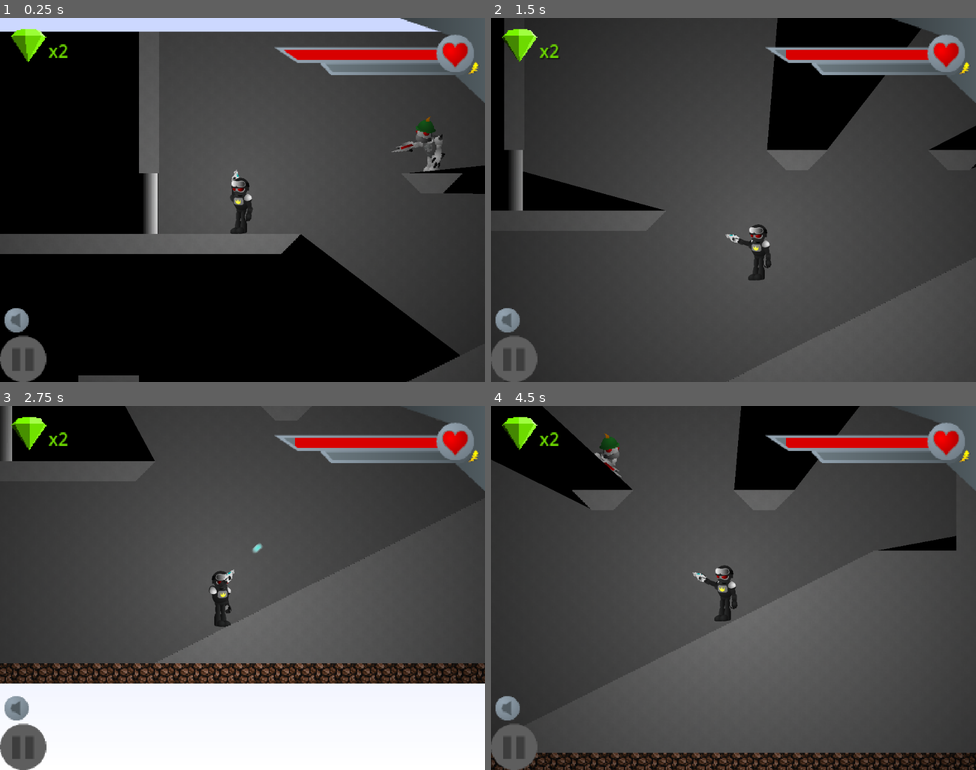
Above: before the commit, frames 1-4 (two rows, left to right).
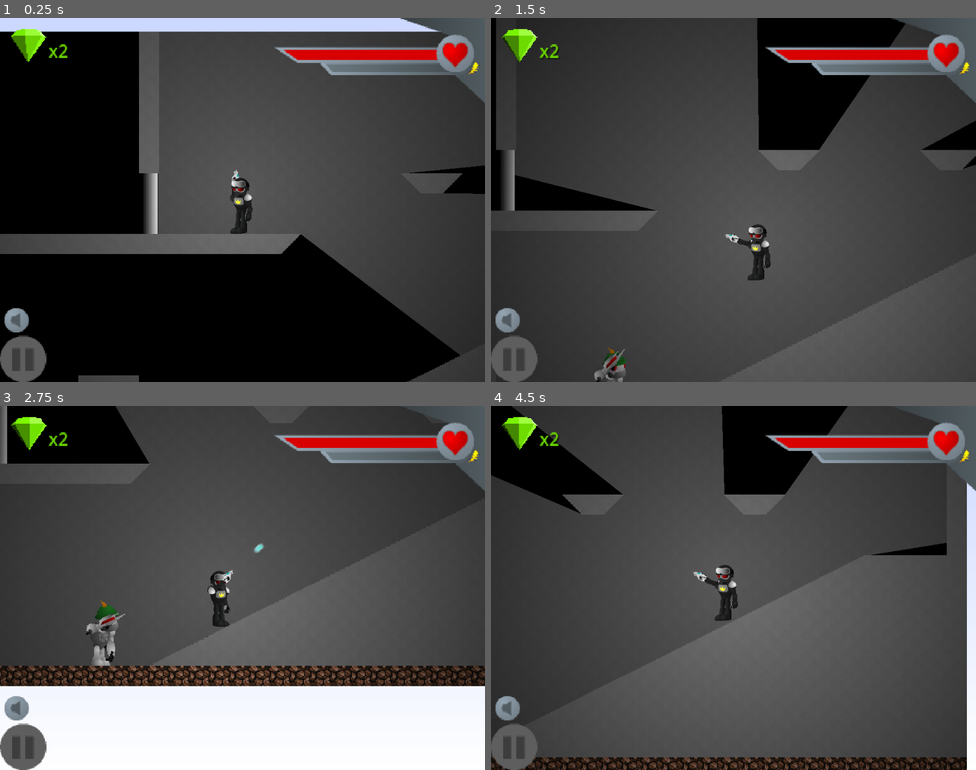
Above: after the commit, the same moments.

Repository: HMI-Studios/Skylands-WFA
Game: Godot game, scene res://scenes/Main.tscn
Two runs of this game, one before a commit and one after it. Both use one fixed random seed, a clock stepped at 60 frames per second and the inputs below. Sound files missing from this copy of the repository are replaced by a short silence.
Inputs (mouse positions are in pixels of both pictures, inside the frame that each line leads up to):
- Up to frame 1 (0.25 s): no input
- Up to frame 2 (1.5 s): tap Enter (ui_accept) at 0.5 s; move the mouse to (840, 181) at 0.52 s; hold Space (shoot) 0.53-1.28 s; hold D (move_right) from 0.53 s (still down); tap W (jump) at 0.77 s; move the mouse to (636, 218) at 1.27 s; tap Space (shoot) at 1.35 s
- Up to frame 3 (2.75 s): tap W (jump) at 1.52 s; move the mouse to (291, 507) at 2.02 s; release D (move_right) at 2.03 s; hold A (move_left) from 2.03 s (still down); hold Space (shoot) from 2.03 s (still down)
- Up to frame 4 (4.5 s): move the mouse to (709, 660) at 2.77 s; release A (move_left) at 2.78 s; release Space (shoot) at 2.78 s; hold D (move_right) 2.78-4.28 s; tap Space (shoot) at 2.85, 4.35 s; tap W (jump) at 3.02, 3.77 s; move the mouse to (879, 642) at 3.52 s; hold Space (shoot) 3.53-4.28 s; move the mouse to (588, 533) at 4.27 s; hold A (move_left) from 4.28 s (still down)

The runs differ from the first frame. In frame 1, 0.5% of the frame differs, in the area x 80-92%, y 27-43%; in frame 2, 4.1%; in frame 3, 6.3%; in frame 4, 8.4%, in the area x 0-100%, y 0-100%.

Commit message:
fix jittering issue with shoaldier rig

Diff:
--- a/project/scenes/entities/Shoaldier.tscn
+++ b/project/scenes/entities/Shoaldier.tscn
@@ -51,7 +51,7 @@
 "times": PackedFloat32Array(0),
 "transitions": PackedFloat32Array(1),
 "update": 0,
-"values": [Vector2(3, -26)]
+"values": [Vector2(3, 6.85714)]
 }
 tracks/3/type = "value"
 tracks/3/imported = false
@@ -99,7 +99,7 @@
 "times": PackedFloat32Array(0),
 "transitions": PackedFloat32Array(1),
 "update": 0,
-"values": [Vector2(-1, -4)]
+"values": [Vector2(-1, 28.8571)]
 }
 tracks/7/type = "value"
 tracks/7/imported = false
@@ -291,7 +291,7 @@
 "times": PackedFloat32Array(0),
 "transitions": PackedFloat32Array(1),
 "update": 0,
-"values": [Vector2(-3, -26)]
+"values": [Vector2(-3, 6.85714)]
 }
 tracks/23/type = "value"
 tracks/23/imported = false
@@ -306,327 +306,41 @@
 "values": [1.5708]
 }
 
-[sub_resource type="Animation" id="Animation_7tck0"]
+[sub_resource type="Animation" id="Animation_fj1d6"]
 length = 0.001
-tracks/0/type = "value"
-tracks/0/imported = false
-tracks/0/enabled = true
-tracks/0/path = NodePath("Near Leg/Near Foot:position")
-tracks/0/interp = 1
-tracks/0/loop_wrap = true
-tracks/0/keys = {
-"times": PackedFloat32Array(0),
-"transitions": PackedFloat32Array(1),
-"update": 0,
-"values": [Vector2(8, 0)]
-}
-tracks/1/type = "value"
-tracks/1/imported = false
-tracks/1/enabled = true
-tracks/1/path = NodePath("Near Leg/Near Foot:rotation")
-tracks/1/interp = 1
-tracks/1/loop_wrap = true
-tracks/1/keys = {
-"times": PackedFloat32Array(0),
-"transitions": PackedFloat32Array(1),
-"update": 0,
-"values": [0.0]
-}
-tracks/2/type = "value"
-tracks/2/imported = false
-tracks/2/enabled = true
-tracks/2/path = NodePath("Far Leg:position")
-tracks/2/interp = 1
-tracks/2/loop_wrap = true
-tracks/2/keys = {
-"times": PackedFloat32Array(0),
-"transitions": PackedFloat32Array(1),
-"update": 0,
-"values": [Vector2(3, -26)]
-}
-tracks/3/type = "value"
-tracks/3/imported = false
-tracks/3/enabled = true
-tracks/3/path = NodePath("Far Leg:rotation")
-tracks/3/interp = 1
-tracks/3/loop_wrap = true
-tracks/3/keys = {
-"times": PackedFloat32Array(0),
-"transitions": PackedFloat32Array(1),
-"update": 0,
-"values": [1.5708]
-}
-tracks/4/type = "value"
-tracks/4/imported = false
-tracks/4/enabled = true
-tracks/4/path = NodePath("Far Leg/Far Foot:position")
-tracks/4/interp = 1
-tracks/4/loop_wrap = true
-tracks/4/keys = {
-"times": PackedFloat32Array(0),
-"transitions": PackedFloat32Array(1),
-"update": 0,
-"values": [Vector2(8, 0)]
-}
-tracks/5/type = "value"
-tracks/5/imported = false
-tracks/5/enabled = true
-tracks/5/path = NodePath("Far Leg/Far Foot:rotation")
-tracks/5/interp = 1
-tracks/5/loop_wrap = true
-tracks/5/keys = {
-"times": PackedFloat32Array(0),
-"transitions": PackedFloat32Array(1),
-"update": 0,
-"values": [0.0]
-}
-tracks/6/type = "value"
-tracks/6/imported = false
-tracks/6/enabled = true
-tracks/6/path = NodePath("Torso:position")
-tracks/6/interp = 1
-tracks/6/loop_wrap = true
-tracks/6/keys = {
-"times": PackedFloat32Array(0),
-"transitions": PackedFloat32Array(1),
-"update": 0,
-"values": [Vector2(-1, -4)]
-}
-tracks/7/type = "value"
-tracks/7/imported = false
-tracks/7/enabled = true
-tracks/7/path = NodePath("Torso:rotation")
-tracks/7/interp = 1
-tracks/7/loop_wrap = true
-tracks/7/keys = {
-"times": PackedFloat32Array(0),
-"transitions": PackedFloat32Array(1),
-"update": 0,
-"values": [0.0]
-}
-tracks/8/type = "value"
-tracks/8/imported = false
-tracks/8/enabled = true
-tracks/8/path = NodePath("Torso/Head:position")
-tracks/8/interp = 1
-tracks/8/loop_wrap = true
-tracks/8/keys = {
-"times": PackedFloat32Array(0),
-"transitions": PackedFloat32Array(1),
-"update": 0,
-"values": [Vector2(6, -47)]
-}
-tracks/9/type = "value"
-tracks/9/imported = false
-tracks/9/enabled = true
-tracks/9/path = NodePath("Torso/Head:rotation")
-tracks/9/interp = 1
-tracks/9/loop_wrap = true
-tracks/9/keys = {
-"times": PackedFloat32Array(0),
-"transitions": PackedFloat32Array(1),
-"update": 0,
-"values": [0.0]
-}
-tracks/10/type = "value"
-tracks/10/imported = false
-tracks/10/enabled = true
-tracks/10/path = NodePath("Torso/Head/Hat:position")
-tracks/10/interp = 1
-tracks/10/loop_wrap = true
-tracks/10/keys = {
-"times": PackedFloat32Array(0),
-"transitions": PackedFloat32Array(1),
-"update": 0,
-"values": [Vector2(0, 0)]
-}
-tracks/11/type = "value"
-tracks/11/imported = false
-tracks/11/enabled = true
-tracks/11/path = NodePath("Torso/Head/Hat:rotation")
-tracks/11/interp = 1
-tracks/11/loop_wrap = true
-tracks/11/keys = {
-"times": PackedFloat32Array(0),
-"transitions": PackedFloat32Array(1),
-"update": 0,
-"values": [0.0]
-}
-tracks/12/type = "value"
-tracks/12/imported = false
-tracks/12/enabled = true
-tracks/12/path = NodePath("Torso/Head/Jaw:position")
-tracks/12/interp = 1
-tracks/12/loop_wrap = true
-tracks/12/keys = {
-"times": PackedFloat32Array(0),
-"transitions": PackedFloat32Array(1),
-"update": 0,
-"values": [Vector2(1, 0)]
-}
-tracks/13/type = "value"
-tracks/13/imported = false
-tracks/13/enabled = true
-tracks/13/path = NodePath("Torso/Head/Jaw:rotation")
-tracks/13/interp = 1
-tracks/13/loop_wrap = true
-tracks/13/keys = {
-"times": PackedFloat32Array(0),
-"transitions": PackedFloat32Array(1),
-"update": 0,
-"values": [0.0]
-}
-tracks/14/type = "value"
-tracks/14/imported = false
-tracks/14/enabled = true
-tracks/14/path = NodePath("Torso/RemoteFarArm:position")
-tracks/14/interp = 1
-tracks/14/loop_wrap = true
-tracks/14/keys = {
-"times": PackedFloat32Array(0),
-"transitions": PackedFloat32Array(1),
-"update": 0,
-"values": [Vector2(14, -41)]
-}
-tracks/15/type = "value"
-tracks/15/imported = false
-tracks/15/enabled = true
-tracks/15/path = NodePath("Torso/RemoteFarArm:rotation")
-tracks/15/interp = 1
-tracks/15/loop_wrap = true
-tracks/15/keys = {
-"times": PackedFloat32Array(0),
-"transitions": PackedFloat32Array(1),
-"update": 0,
-"values": [0.0]
-}
-tracks/16/type = "value"
-tracks/16/imported = false
-tracks/16/enabled = true
-tracks/16/path = NodePath("Torso/RemoteFarArm/RemoteFarHand:position")
-tracks/16/interp = 1
-tracks/16/loop_wrap = true
-tracks/16/keys = {
-"times": PackedFloat32Array(0),
-"transitions": PackedFloat32Array(1),
-"update": 0,
-"values": [Vector2(3.57628e-07, 11)]
-}
-tracks/17/type = "value"
-tracks/17/imported = false
-tracks/17/enabled = true
-tracks/17/path = NodePath("Torso/RemoteFarArm/RemoteFarHand:rotation")
-tracks/17/interp = 1
-tracks/17/loop_wrap = true
-tracks/17/keys = {
-"times": PackedFloat32Array(0),
-"transitions": PackedFloat32Array(1),
-"update": 0,
-"values": [0.0]
-}
-tracks/18/type = "value"
-tracks/18/imported = false
-tracks/18/enabled = true
-tracks/18/path = NodePath("Torso/RemoteNearArm:position")
-tracks/18/interp = 1
-tracks/18/loop_wrap = true
-tracks/18/keys = {
-"times": PackedFloat32Array(0),
-"transitions": PackedFloat32Array(1),
-"update": 0,
-"values": [Vector2(-8, -44)]
-}
-tracks/19/type = "value"
-tracks/19/imported = false
-tracks/19/enabled = true
-tracks/19/path = NodePath("Torso/RemoteNearArm:rotation")
-tracks/19/interp = 1
-tracks/19/loop_wrap = true
-tracks/19/keys = {
-"times": PackedFloat32Array(0),
-"transitions": PackedFloat32Array(1),
-"update": 0,
-"values": [-0.0398524]
-}
-tracks/20/type = "value"
-tracks/20/imported = false
-tracks/20/enabled = true
-tracks/20/path = NodePath("Torso/RemoteNearArm/RemoteNearHand:position")
-tracks/20/interp = 1
-tracks/20/loop_wrap = true
-tracks/20/keys = {
-"times": PackedFloat32Array(0),
-"transitions": PackedFloat32Array(1),
-"update": 0,
-"values": [Vector2(0.560947, 11.0311)]
-}
-tracks/21/type = "value"
-tracks/21/imported = false
-tracks/21/enabled = true
-tracks/21/path = NodePath("Torso/RemoteNearArm/RemoteNearHand:rotation")
-tracks/21/interp = 1
-tracks/21/loop_wrap = true
-tracks/21/keys = {
-"times": PackedFloat32Array(0),
-"transitions": PackedFloat32Array(1),
-"update": 0,
-"values": [-0.115703]
-}
-tracks/22/type = "value"
-tracks/22/imported = false
-tracks/22/enabled = true
-tracks/22/path = NodePath("Near Leg:position")
-tracks/22/interp = 1
-tracks/22/loop_wrap = true
-tracks/22/keys = {
-"times": PackedFloat32Array(0),
-"transitions": PackedFloat32Array(1),
-"update": 0,
-"values": [Vector2(-3, -26)]
-}
-tracks/23/type = "value"
-tracks/23/imported = false
-tracks/23/enabled = true
-tracks/23/path = NodePath("Near Leg:rotation")
-tracks/23/interp = 1
-tracks/23/loop_wrap = true
-tracks/23/keys = {
-"times": PackedFloat32Array(0),
-"transitions": PackedFloat32Array(1),
-"update": 0,
-"values": [1.5708]
-}
 
 [sub_resource type="AnimationLibrary" id="AnimationLibrary_if20f"]
 _data = {
 "Idle": SubResource("Animation_xywbl"),
-"RESET": SubResource("Animation_7tck0")
+"RESET": SubResource("Animation_fj1d6")
 }
 
 [sub_resource type="RectangleShape2D" id="RectangleShape2D_d7sqe"]
-size = Vector2(26.3333, 70.3333)
+size = Vector2(26.3333, 67.2857)
 
 [node name="Shoaldier" type="CharacterBody2D"]
-scale = Vector2(3.6, 3.6)
+scale = Vector2(0.7, 0.7)
 script = ExtResource("1_5wlpc")
 
 [node name="Rig" type="Node2D" parent="."]
-position = Vector2(0, 31.6667)
+position = Vector2(0, -2.61901)
 
 [node name="Far Arm" type="Sprite2D" parent="Rig"]
 show_behind_parent = true
-position = Vector2(13, -45)
+position = Vector2(13, -12.1429)
+scale = Vector2(1, 1)
 texture = ExtResource("1_g5phy")
 offset = Vector2(0, 4)
 
 [node name="Far Hand" type="Sprite2D" parent="Rig"]
-position = Vector2(13, -34)
+position = Vector2(13, -1.14286)
+scale = Vector2(1, 1)
 texture = ExtResource("2_fcsgq")
 offset = Vector2(-2, 11)
 
 [node name="Far Leg" type="Sprite2D" parent="Rig"]
 show_behind_parent = true
-position = Vector2(3, -26)
+position = Vector2(3, 6.85714)
 rotation = 1.5708
 texture = ExtResource("3_l3dsq")
 offset = Vector2(5, 0)
@@ -637,7 +351,7 @@
 offset = Vector2(6, -2)
 
 [node name="Torso" type="Sprite2D" parent="Rig"]
-position = Vector2(-1, -4)
+position = Vector2(-1, 28.8571)
 texture = ExtResource("5_w0xcr")
 offset = Vector2(2, -36)
 
@@ -672,7 +386,7 @@
 remote_path = NodePath("../../../Near Hand")
 
 [node name="Near Leg" type="Sprite2D" parent="Rig"]
-position = Vector2(-3, -26)
+position = Vector2(-3, 6.85714)
 rotation = 1.5708
 texture = ExtResource("9_q4fii")
 offset = Vector2(5, 0)
@@ -683,14 +397,16 @@
 offset = Vector2(6, -1)
 
 [node name="Near Arm" type="Sprite2D" parent="Rig"]
-position = Vector2(-9, -48)
+position = Vector2(-9, -15.1429)
 rotation = -0.0398524
+scale = Vector2(1, 1)
 texture = ExtResource("11_egsml")
 offset = Vector2(0, 3)
 
 [node name="Near Hand" type="Sprite2D" parent="Rig"]
-position = Vector2(-8, -37)
+position = Vector2(-8, -4.14286)
 rotation = -0.155555
+scale = Vector2(1, 1)
 texture = ExtResource("12_1n1wc")
 offset = Vector2(-2, 11)
 
@@ -703,5 +419,6 @@
 visible = false
 
 [node name="CollisionShape2D" type="CollisionShape2D" parent="."]
-position = Vector2(1.5, -7.83333)
+position = Vector2(1.5, -9.35712)
+scale = Vector2(1, 1)
 shape = SubResource("RectangleShape2D_d7sqe")
--- a/project/scenes/levels/TileTest.tscn
+++ b/project/scenes/levels/TileTest.tscn
@@ -117,10 +117,12 @@
 layer_0/tile_data = PackedInt32Array(18, 0, 2, -65518, 0, 2, -131054, 0, 2, -196590, 0, 2, -262126, 0, 2, -327662, 0, 2 …(12073 unchanged characters)…
 
 [node name="Entities" type="Node2D" parent="."]
-scale = Vector2(0.166, 0.166)
+
+[node name="Shoaldier1" parent="Entities" instance=ExtResource("2_b037t")]
+position = Vector2(124, -111)
 
 [node name="Shoaldier" parent="Entities" instance=ExtResource("2_b037t")]
-position = Vector2(2457.83, -963.855)
+position = Vector2(264, 47)
 
 [node name="Hitboxes" type="TileMap" parent="."]
 light_mask = 2
--- a/project/scripts/entities/Shoaldier.gd
+++ b/project/scripts/entities/Shoaldier.gd
@@ -111,4 +111,4 @@
             far_hand_remote.remote_path = gun_hand.get_path()
             is_gun_in_right_hand = false
 
-    shoot(aim_vec)
+#    shoot(aim_vec)
